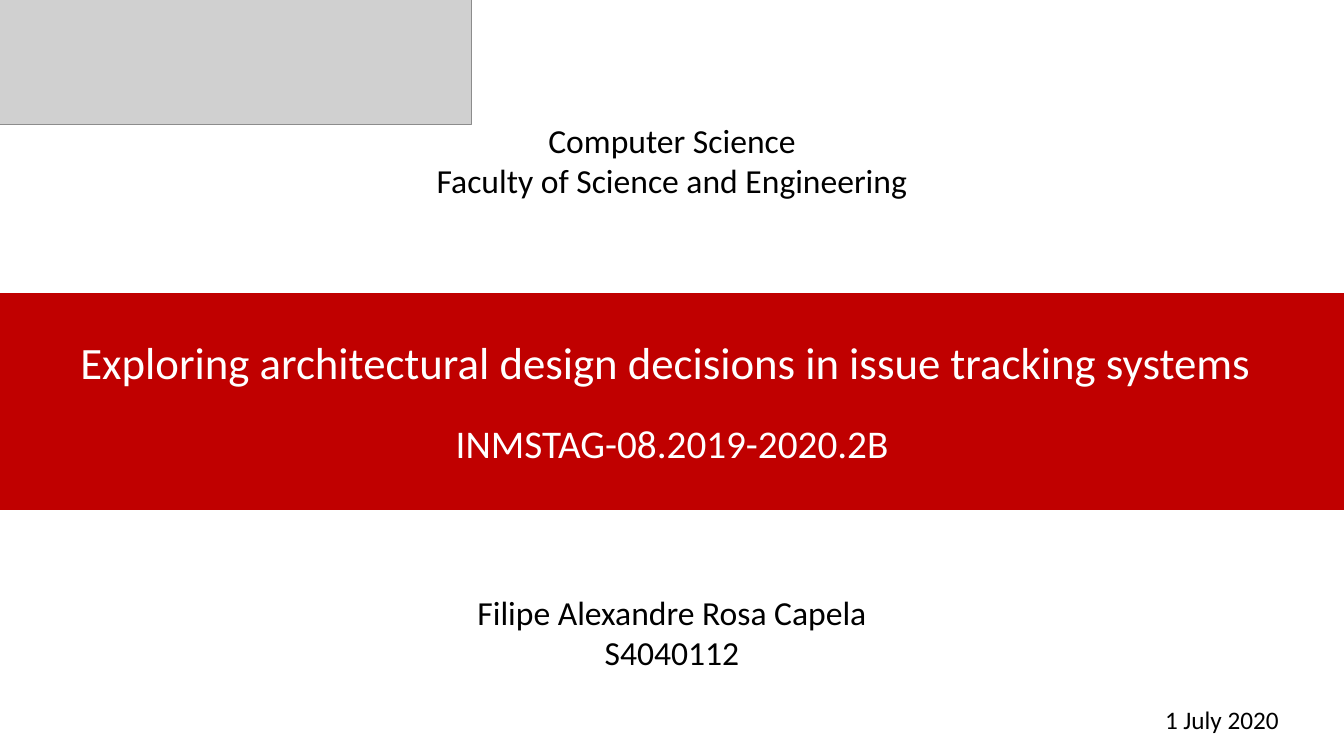
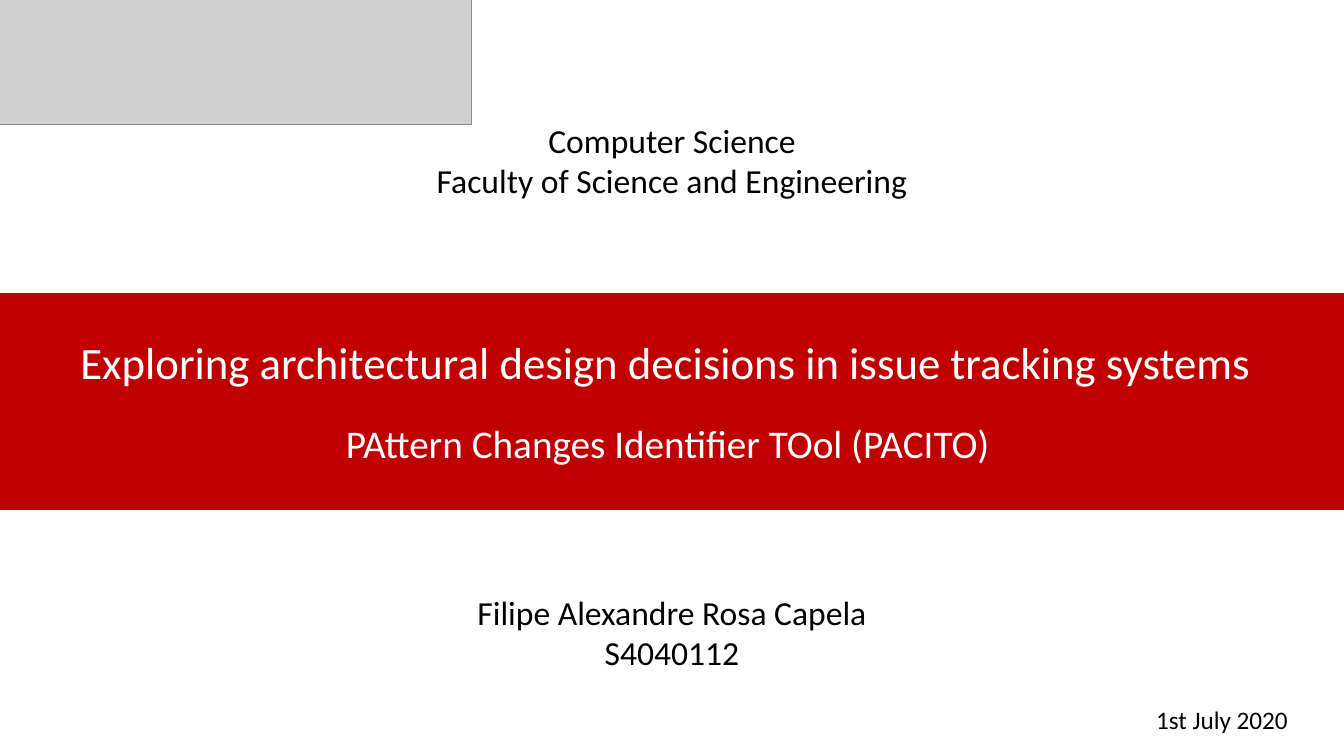
Before and after one commit to FWest98/CS-Software_Maintenance_Evolution-Pacito, a slide deck: slide 20 of Documentation/PACITO_Presentation.pptx. Drawn at 1344x756 pixels with LibreOffice and Linux fonts; fonts in the diff are those of the drawing; grey boxes stand for pictures. Boxes give left, top, right and bottom in pixels: in the first picture for what was removed or moved away, otherwise in the second. Text is boxed around its words. In the diff, an @@ line names an element or a change of style, - is before the commit and + after.

```diff
--- a/Documentation/PACITO_Presentation.pptx
+++ b/Documentation/PACITO_Presentation.pptx
@@ text at <box>346,429,989,465</box>: text changed @@
-INMSTAG-08.2019-2020.2B
+PAttern Changes Identifier TOol (PACITO)
@@ text at <box>1156,711,1288,733</box>: text changed @@
-1 July 2020
+1st July 2020
```
Also in this commit, not shown: 3 other slides changed, 3 other files.
